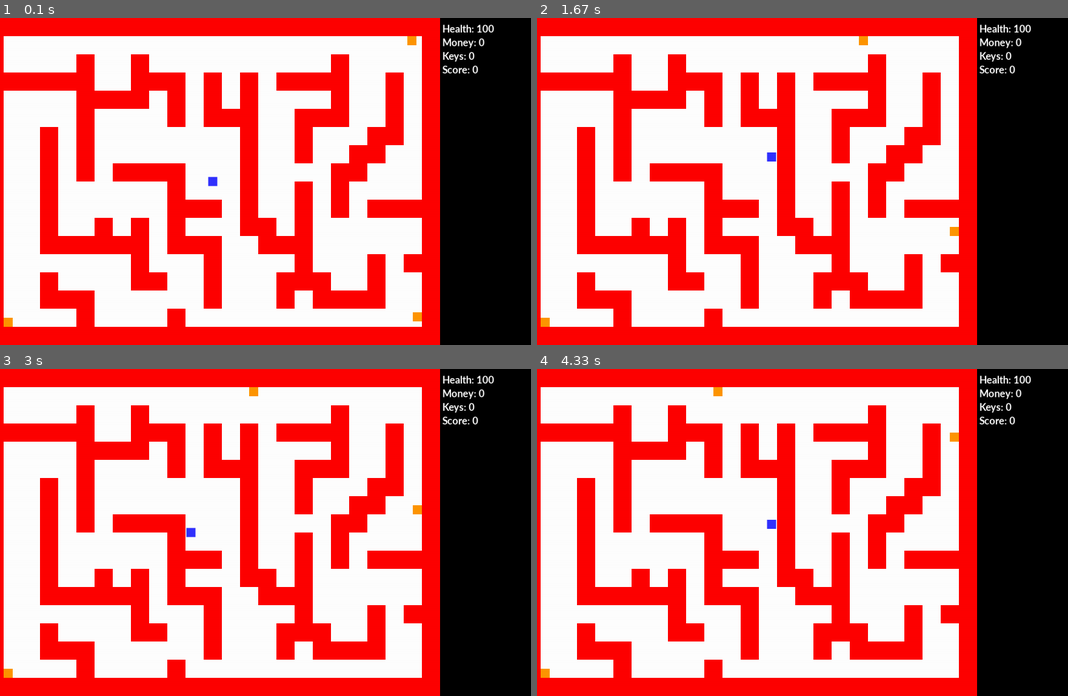
Above: before the commit, frames 1-4 (two rows, left to right).
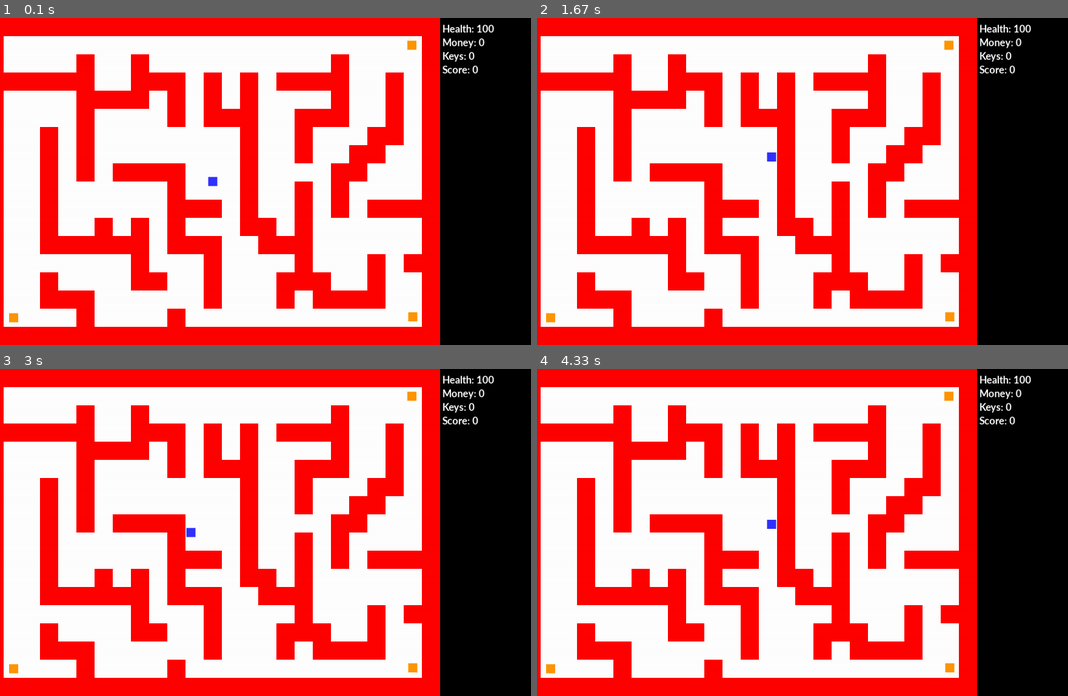
Above: after the commit, the same moments.

Repository: JavierRT7/RamosTurnes-classwork
Game: pygame game, started from pyGame/mini project/mini-project.py
The game is run twice, just before and just after one commit, with the same random seed, the same clock (stepped at 60 frames per second) and the same inputs.
Inputs:
- Up to frame 1 (0.1 s): no input
- Up to frame 2 (1.67 s): hold Right 0.33-0.8 s; hold Up 0.83-1.13 s
- Up to frame 3 (3 s): hold Left 1.67-2.2 s; hold Down 2.23-2.53 s
- Up to frame 4 (4.33 s): hold Up 3-3.37 s; hold Right 3.4-4.03 s; hold Down from 4.07 s (still down)

The runs differ from the first frame. In frame 1, 0.2% of the frame differs, in the area x 0-80%, y 5-95%; in frame 2, 0.3%; in frame 3, 0.3%; in frame 4, 0.3%.

Commit message:
Update mini-project.py

Diff:
--- a/pyGame/mini project/mini-project.py
+++ b/pyGame/mini project/mini-project.py
@@ -106,6 +106,14 @@
   def update(self):
     self.rect.x = self.rect.x + self.speed_x
     self.rect.y = self.rect.y + self.speed_y
+    for foo in self.enemy_hit_list:
+      self.speed_x = 0
+      self.speed_y = 0
+      print(self.speed_x)
+      print(self.rect.x)
+    #Next
+    self.old_x = self.rect.x
+    self.old_y = self.rect.x
     ### SRC - You are using a Global variable here (enemy_hit_list) and that
     ### is best avoided. Think about how you could do that.
     ### The update method is being called for all your enemies
@@ -181,18 +189,20 @@
 for counter in range(3):
     if counter == 0:
         enemy = Enemy(ORANGE, 20, 20, -2, 0)
-        enemy.rect.x = 940
-        enemy.rect.y = 40
+        enemy.rect.x = 930
+        enemy.rect.y = 50
+        print(enemy.speed_x)
+        print(enemy.rect.x)
     #End If
     if counter == 1:
         enemy = Enemy(ORANGE, 20, 20, 0, -2)
-        enemy.rect.x = 940
-        enemy.rect.y = 660
+        enemy.rect.x = 930
+        enemy.rect.y = 650
     #End If
     if counter == 2:
         enemy = Enemy(ORANGE, 20, 20, 2, 0)
-        enemy.rect.x = 40
-        enemy.rect.y = 660
+        enemy.rect.x = 50
+        enemy.rect.y = 650
     #End If
     enemy_group.add(enemy)
     all_sprites_group.add(enemy)
@@ -216,12 +226,6 @@
   #Next
   player_old_x = player.rect.x
   player_old_y = player.rect.y
-  for foo in enemy.enemy_hit_list:
-    enemy.speed_x = 0
-    enemy.speed_y = 0
-  #Next
-  enemy.old_x = enemy.rect.x
-  enemy.old_y = enemy.rect.x
   Health = 'Health: ' + str(player.health)
   Money = 'Money: ' + str(player.money)
   Keys = 'Keys: ' + str(player.keys)
